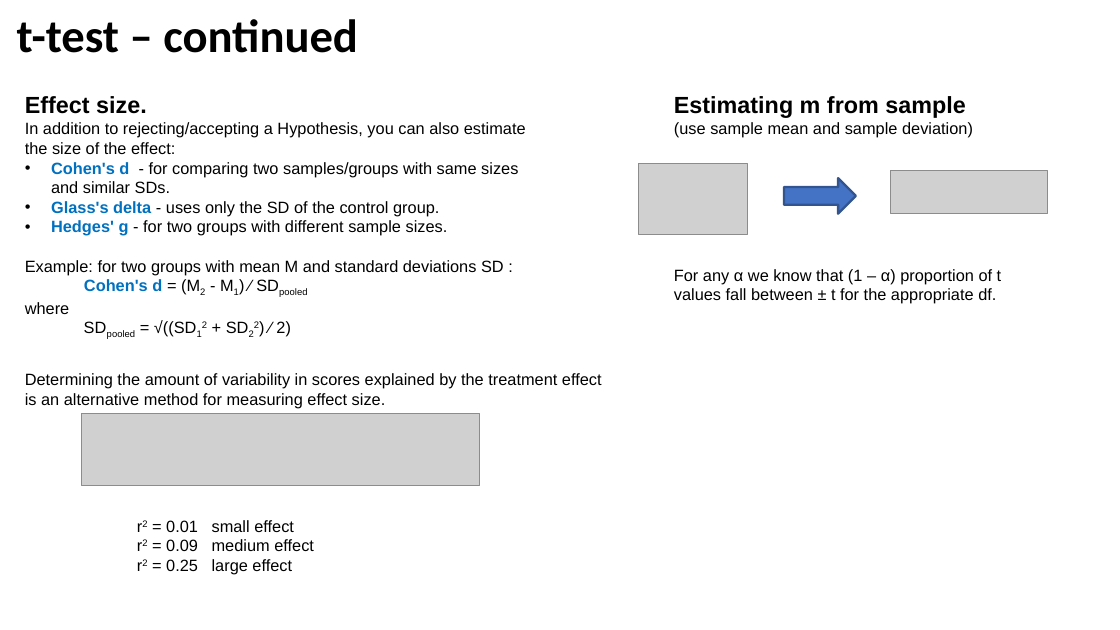
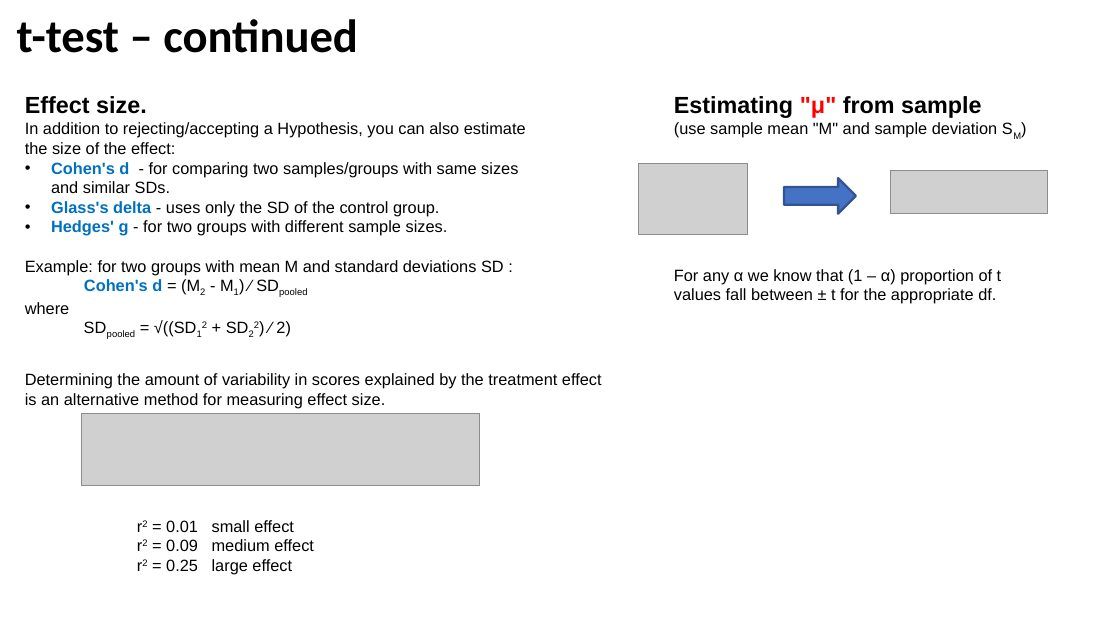
Before and after one commit to lselector/ml_ai_doc, a slide deck: slide 6 of statistics_07_t_distribution.pptx (slide 4 before the commit). Drawn at 1120x630 pixels with LibreOffice and Linux fonts; fonts in the diff are those of the drawing; grey boxes stand for pictures. Boxes give left, top, right and bottom in pixels: in the first picture for what was removed or moved away, otherwise in the second. Text is boxed around its words. In the diff, an @@ line names an element or a change of style, - is before the commit and + after.

```diff
--- a/statistics_07_t_distribution.pptx
+++ b/statistics_07_t_distribution.pptx
@@ text at [674,96,997,138]: text changed @@
-Estimating m from sample
-(use sample mean and sample deviation)
+Estimating "μ" from sample
+(use sample mean "M" and sample deviation SM)
```
Also in this commit, not shown: 3 other slides changed, 1 other file.
